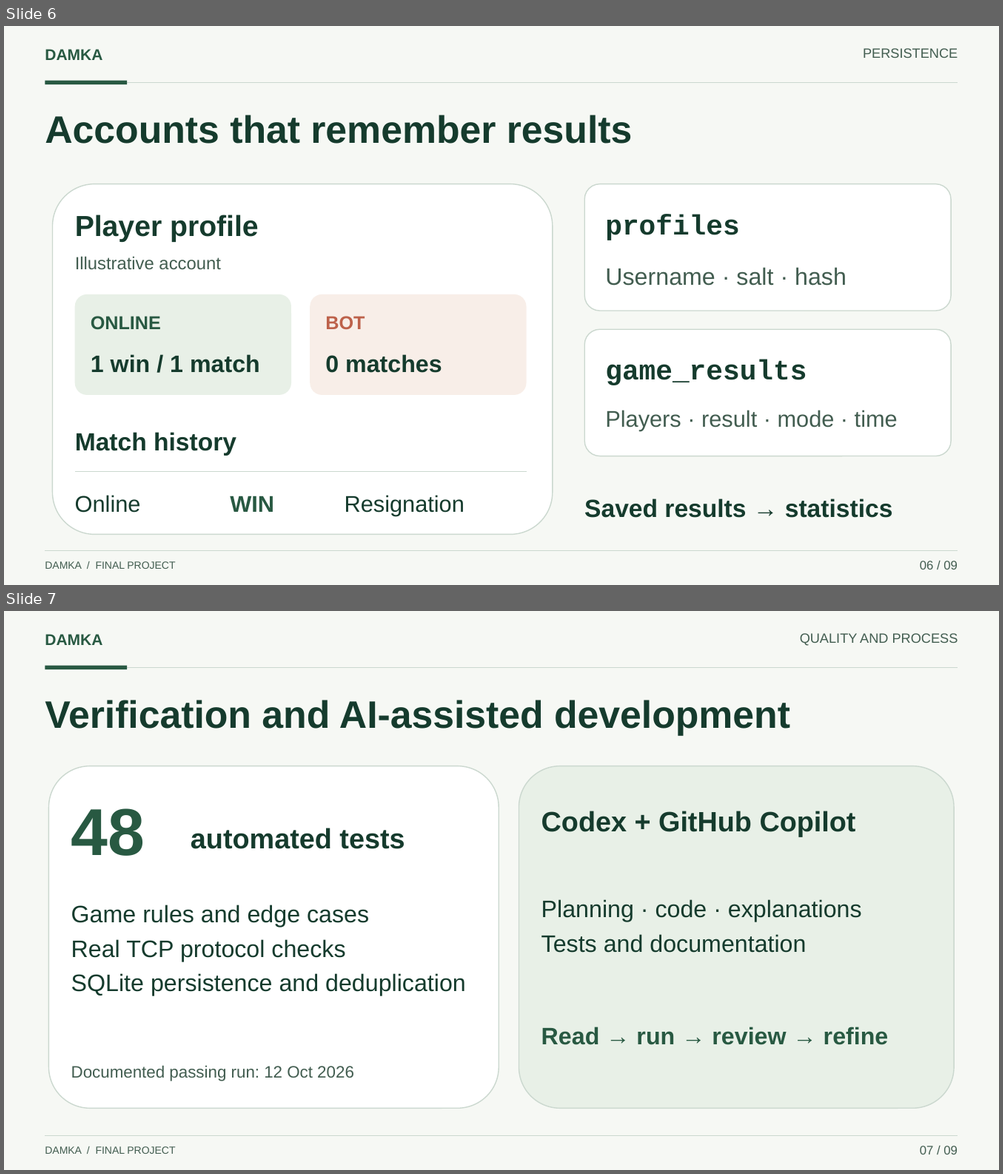
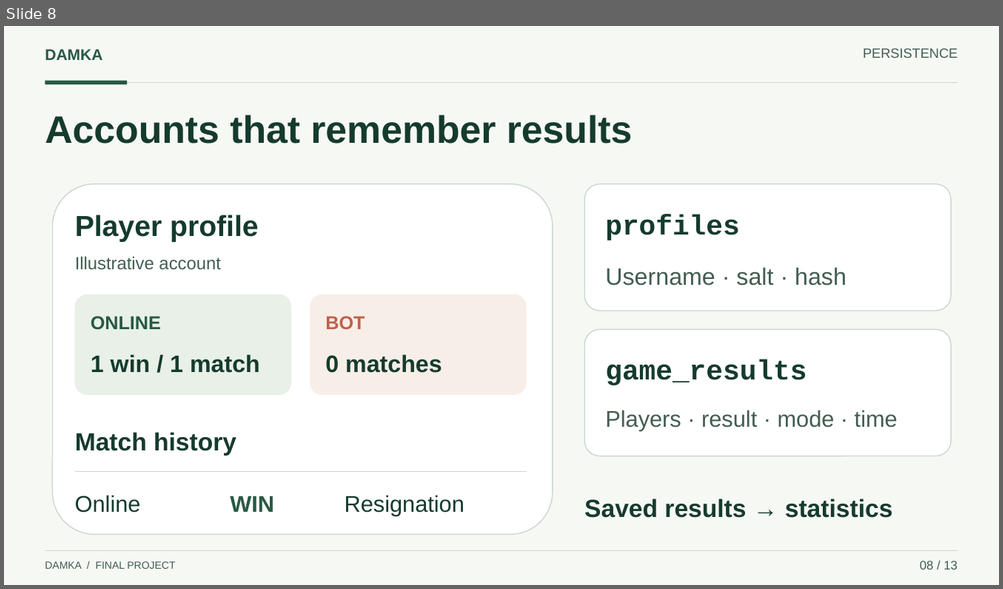
Before and after one commit to MuthannaFrhat/damka-game, a slide deck: docs/presentation/Damka_Presentation.pptx. Shown one above the other, each under a label of ours: slides 6 and 7 before the commit, slide 8 after it. The pictures are 1003x1174 and 1003x589 pixels, drawn with LibreOffice and Linux fonts; fonts in the diff are those of the drawing. Boxes give left, top, right and bottom in pixels: in the first picture for what was removed or moved away, otherwise in the second. Text is boxed around its words. In the diff, an @@ line names an element or a change of style, - is before the commit and + after.

```diff
--- a/docs/presentation/Damka_Presentation.pptx
+++ b/docs/presentation/Damka_Presentation.pptx
@@ slide 7 removed at (4,611,999,1170), background #F6F8F4 @@
@@ text removed at (45,634,102,645) @@
-DAMKA
@@ text removed at (800,633,958,646) @@
-QUALITY AND PROCESS
@@ line removed from (45, 668) to (958, 668) @@
@@ rectangle removed at (45,666,127,670) @@
@@ text removed at (45,700,790,735) @@
-Verification and AI-assisted development
@@ rounded rectangle removed at (48,766,498,1109) @@
@@ rounded rectangle removed at (519,766,954,1109) @@
@@ text removed at (71,809,145,856) @@
-48
@@ text removed at (190,828,404,849) @@
-automated tests
@@ text removed at (541,811,856,837) @@
-Codex + GitHub Copilot
@@ text removed at (71,905,466,996) @@
-Game rules and edge cases
-Real TCP protocol checks
-SQLite persistence and deduplication
@@ text removed at (541,900,862,953) @@
-Planning · code · explanations
-Tests and documentation
@@ text removed at (541,1027,888,1045) @@
-Read → run → review → refine
@@ text removed at (71,1065,354,1082) @@
-Documented passing run: 12 Oct 2026
@@ line removed from (45, 1136) to (958, 1136) @@
@@ text removed at (45,1147,175,1154) @@
-DAMKA / FINAL PROJECT
@@ text removed at (919,1146,957,1155) @@
-07 / 09
@@ what was slide 6 is now slide 8 @@
@@ slide 8 changed as well @@
@@ text at (919,561,957,570): text changed @@
-06 / 09
+08 / 13
```
Also in this commit, not shown: 7 other slides changed, 5 slides added, 4 other files.
